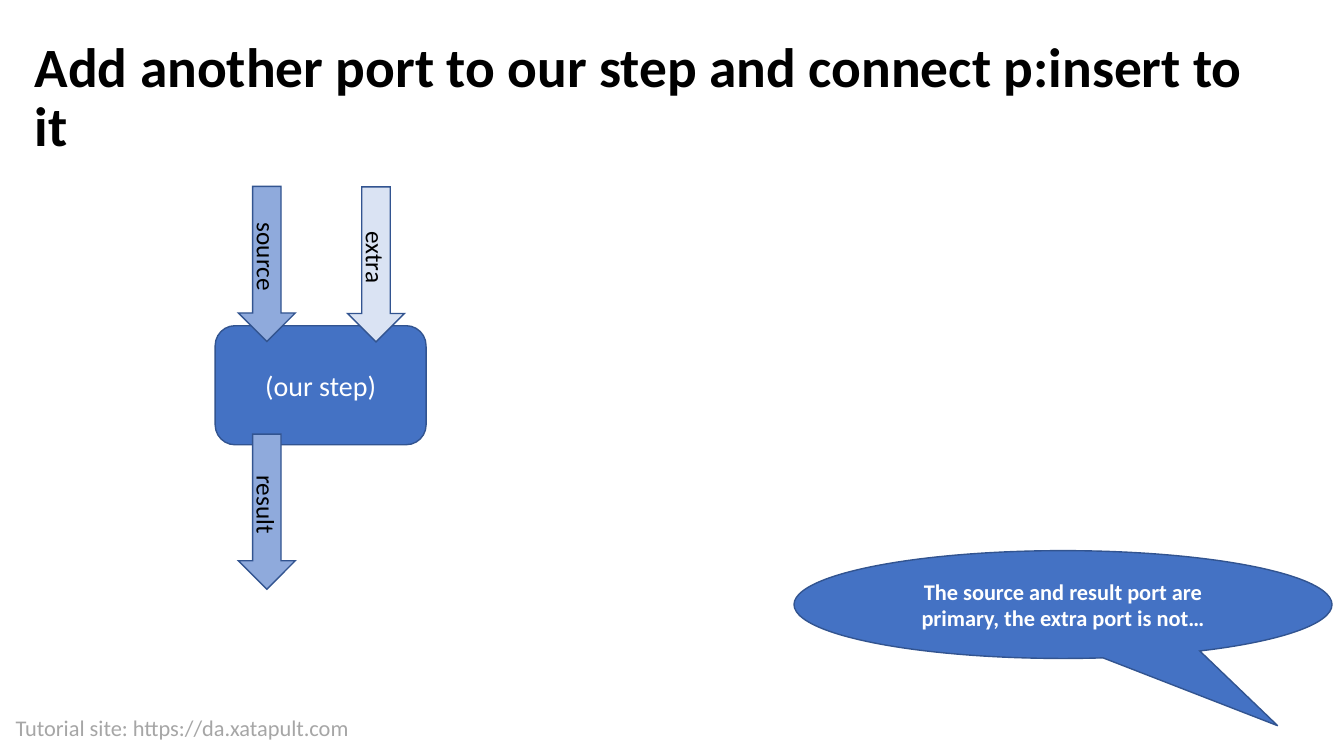
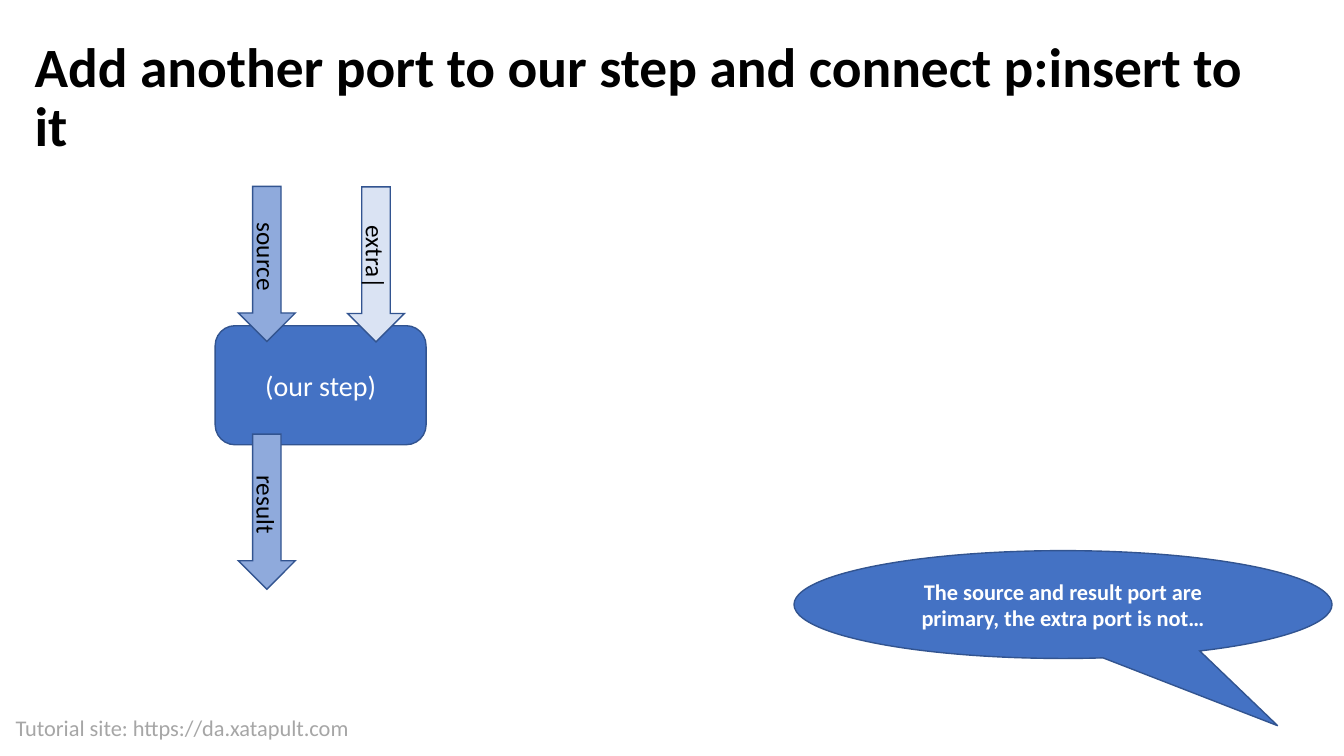
Before and after one commit to xatapult/da-2021-xproc, a slide deck: slide 27 of presentation/Introduction to XProc 3.0.pptx. Drawn at 1344x756 pixels with LibreOffice and Linux fonts; fonts in the diff are those of the drawing; background and template pictures are left out. Boxes give left, top, right and bottom in pixels: in the first picture for what was removed or moved away, otherwise in the second. Text is boxed around its words. In the diff, an @@ line names an element or a change of style, - is before the commit and + after.

```diff
--- a/presentation/Introduction to XProc 3.0.pptx
+++ b/presentation/Introduction to XProc 3.0.pptx
@@ text in right arrow at bbox=[359, 232, 390, 287]: text changed @@
-extra
+extra|
```
Also in this commit, not shown: 2 other slides changed, 7 slides added, 1 slide removed, 7 other files.
